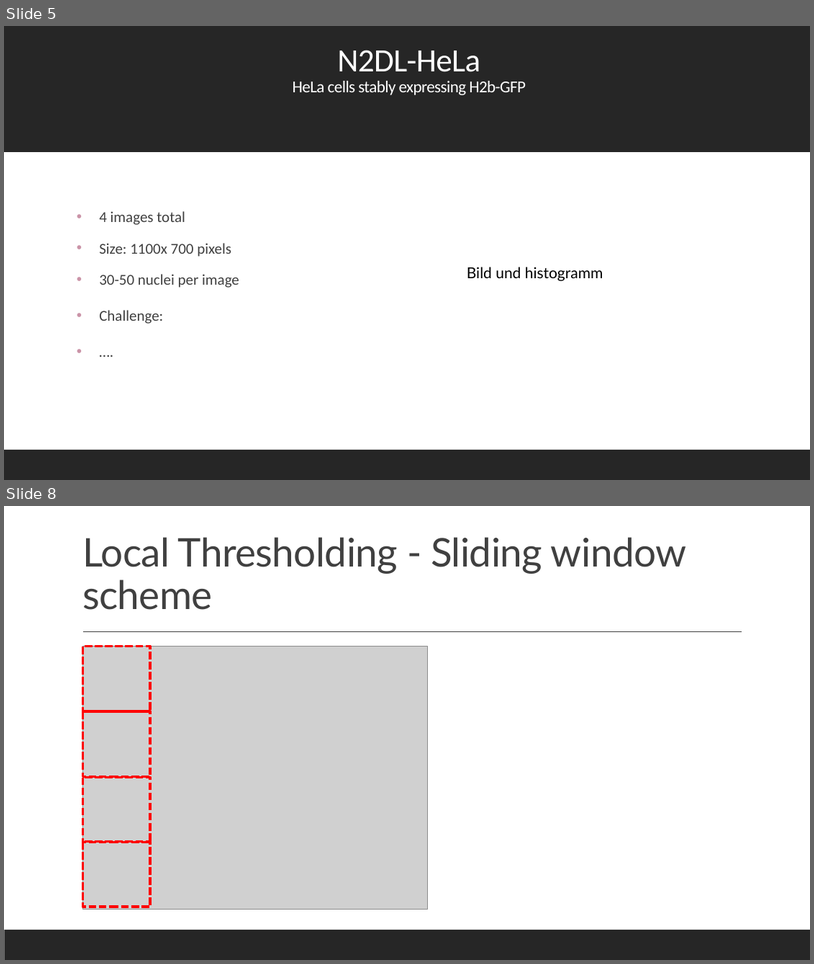
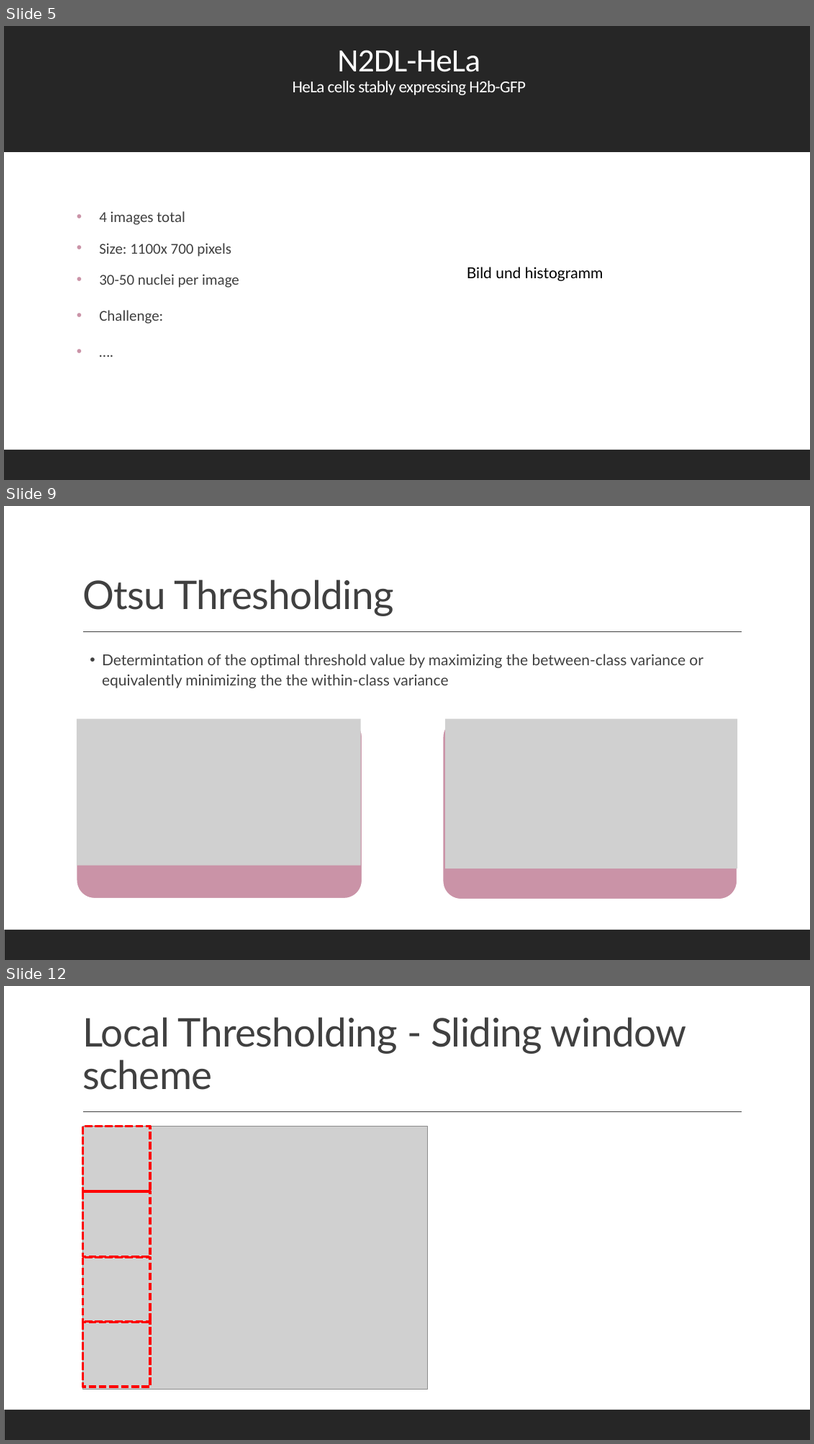
Before and after one commit to datascience-mobi-2022/2022-topic-01-team-04, a slide deck: presentation/layout(2).pptx. Shown one above the other, each under a label of ours: slides 5 and 8 before the commit, slides 5, 9 and 12 after it; the slides between them are not shown. The pictures are 814x964 and 814x1444 pixels, drawn with LibreOffice and Linux fonts; fonts in the diff are those of the drawing; grey boxes stand for pictures. Boxes give left, top, right and bottom in pixels: in the first picture for what was removed or moved away, otherwise in the second. Text is boxed around its words. In the diff, an @@ line names an element or a change of style, - is before the commit and + after.

```diff
--- a/presentation/layout(2).pptx
+++ b/presentation/layout(2).pptx
@@ slide 9 added at (4,506,810,960), background #FFFFFF; not listed: 2 template elements that a slide beside it also shows @@
@@ title added at (82,579,394,616), 47 pt, text #404040 @@
+Otsu Thresholding
@@ text added at (102,654,704,688), 18 pt, text #404040 @@
+  • Determintation of the optimal threshold value by maximizing the between-class variance or equivalently minimizing the the within-class variance
@@ rounded rectangle added at (77,719,362,898), fill #CA93A7, outline #FFFFFF 1.25 pt @@
@@ picture added at (77,719,361,865) @@
@@ rounded rectangle added at (443,719,738,899), fill #CA93A7, outline #FFFFFF 1.25 pt @@
@@ picture added at (445,719,738,868) @@
@@ what was slide 8 is now slide 12 @@
```
Also in this commit, not shown: 1 slide changed, 4 other slides added, 1 slide removed.
